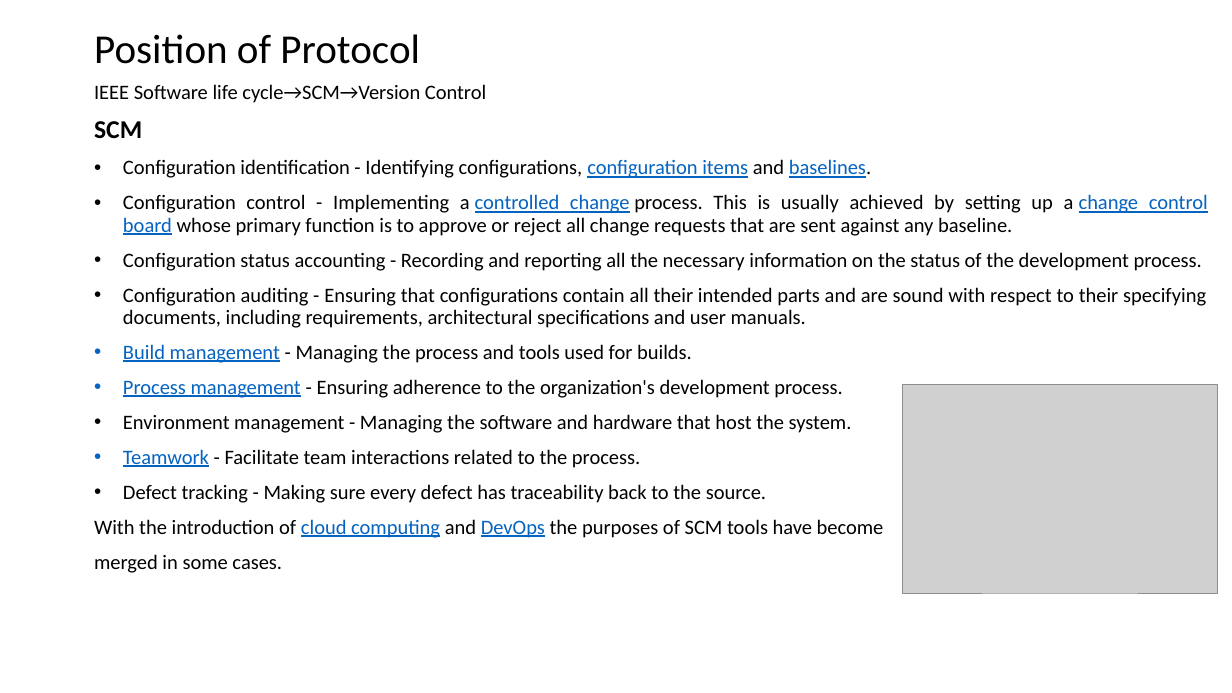
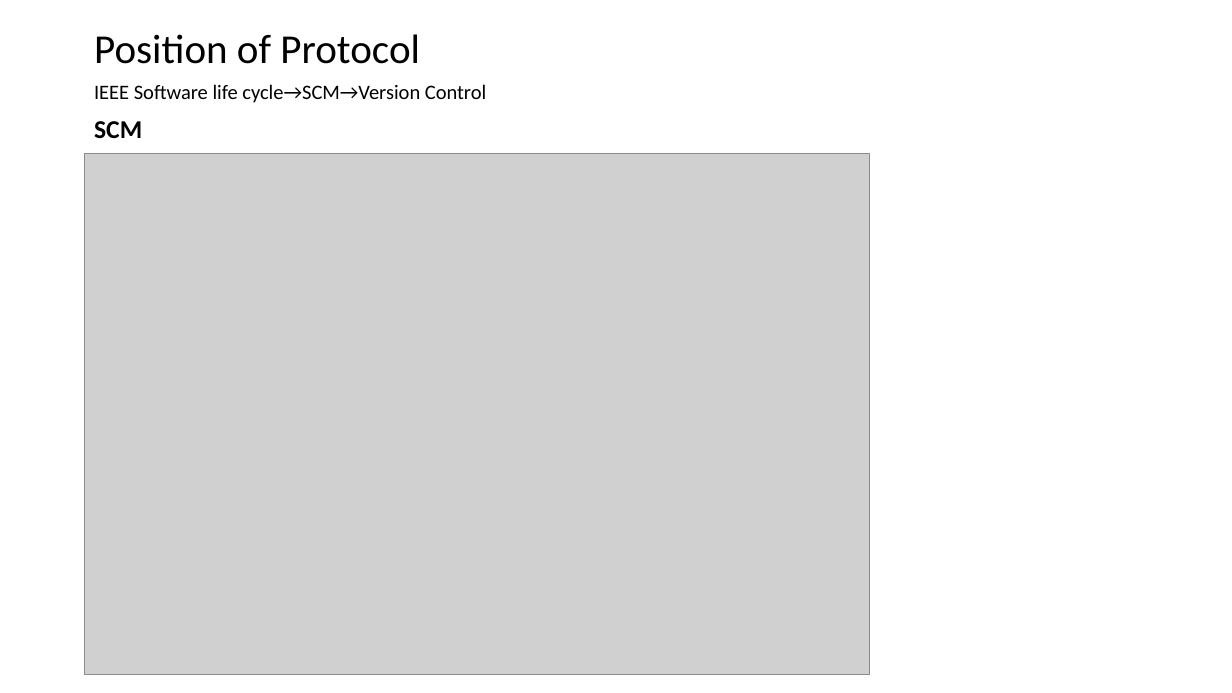
Before and after one commit to mhgulen/Dosyalar, a slide deck: slide 5 of Version Control Protocols.pptx. Drawn at 1232x693 pixels with LibreOffice and Linux fonts; fonts in the diff are those of the drawing; grey boxes stand for pictures. Boxes give left, top, right and bottom in pixels: in the first picture for what was removed or moved away, otherwise in the second. Text is boxed around its words. In the diff, an @@ line names an element or a change of style, - is before the commit and + after.

```diff
--- a/Version Control Protocols.pptx
+++ b/Version Control Protocols.pptx
@@ picture: place and size @@
-picture at [903, 384, 1218, 593]
+picture at [85, 154, 870, 676]
@@ text at [94, 159, 1208, 573]: paragraphs removed @@
-• Configuration identification - Identifying configurations, configuration items and baselines.
-• Configuration control - Implementing a controlled change process. This is usually achieved by setting up a change control board whose primary function is to approve or reject all change requests that are sent against any baseline.
-• Configuration status accounting - Recording and reporting all the necessary information on the status of the development process.
-• Configuration auditing - Ensuring that configurations contain all their intended parts and are sound with respect to their specifying documents, including requirements, architectural specifications and user manuals.
-• Build management - Managing the process and tools used for builds.
-• Process management - Ensuring adherence to the organization's development process.
-• Environment management - Managing the software and hardware that host the system.
-• Teamwork - Facilitate team interactions related to the process.
-• Defect tracking - Making sure every defect has traceability back to the source.
-With the introduction of cloud computing and DevOps the purposes of SCM tools have become
-merged in some cases.
```
Also in this commit, not shown: 13 other slides changed, 2 slides removed.
